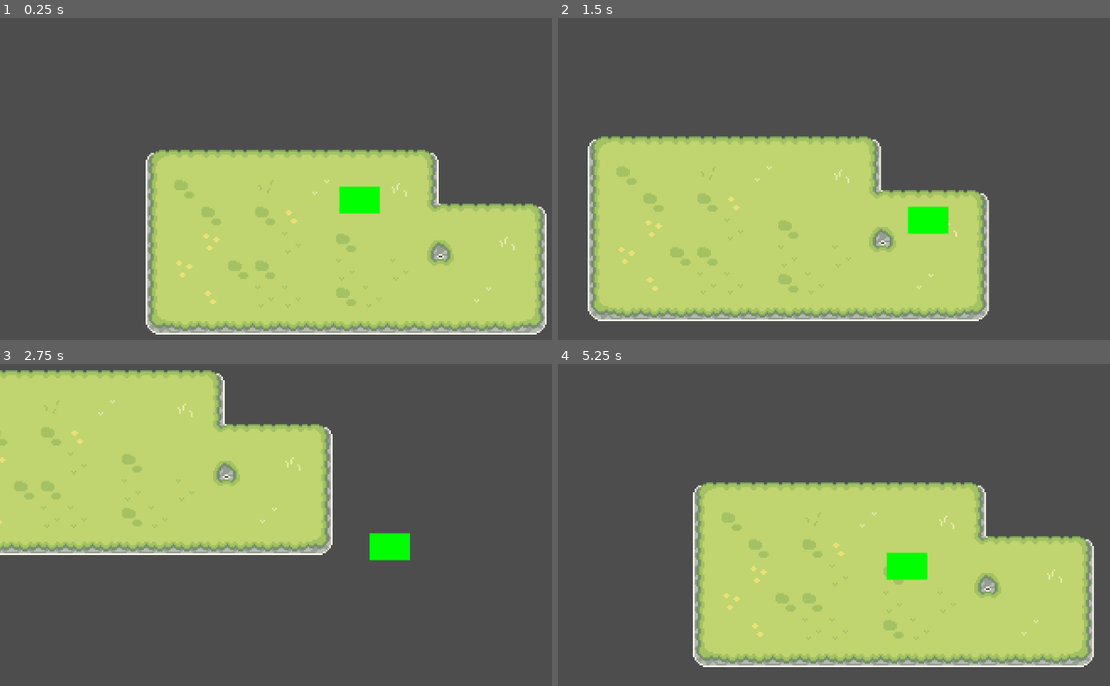
Above: before the commit, frames 1-4 (two rows, left to right).
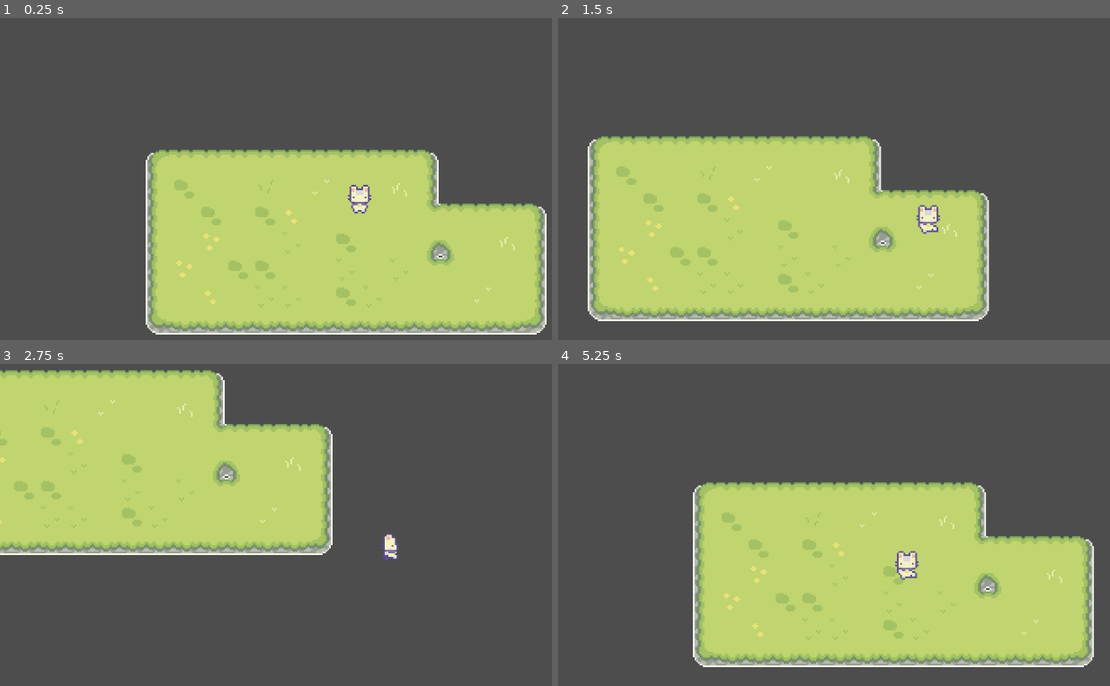
Above: after the commit, the same moments.

Repository: imcnab/ember-island
Game: Godot game, scene res://scenes/world/world.tscn
The game is run twice, just before and just after one commit, with the same random seed, the same clock (stepped at 60 frames per second) and the same inputs.
Inputs (mouse positions are in pixels of both pictures, inside the frame that each line leads up to):
- Up to frame 1 (0.25 s): no input
- Up to frame 2 (1.5 s): move the mouse to (1076, 179) at 0.52 s; hold D (move_right) 0.53-1.28 s; move the mouse to (773, 220) at 1.27 s; hold S (move_down) from 1.28 s (still down)
- Up to frame 3 (2.75 s): move the mouse to (430, 457) at 2.02 s; release S (move_down) at 2.03 s; hold D (move_right) from 2.03 s (still down)
- Up to frame 4 (5.25 s): move the mouse to (883, 628) at 2.77 s; release D (move_right) at 2.78 s; hold W (move_up) 2.78-3.53 s; move the mouse to (outside the picture) at 3.52 s; hold A (move_left) 3.53-5.03 s; move the mouse to (701, 486) at 4.27 s; move the mouse to (955, 547) at 5.02 s; hold S (move_down) from 5.03 s (still down)

The runs differ from the first frame. In frame 1, 0.6% of the frame differs, in the area x 61-69%, y 51-61%; in frame 2, 0.7%, in the area x 63-71%, y 57-68%; in frame 3, 0.6%; in frame 4, 0.7%.

Commit message:
feat: add character sprite and full animation system
- Replace ColorRect placeholder with character Sprite2D (48x48)
- Import Premium Character Spritesheet from Sprout Lands
- Configure sprite grid (8 columns x 24 rows = 192 frames)
- Create walk animations for all 4 directions (frames 32-63, 8 frames each)
- Create idle animations for all 4 directions (frames 0, 8, 16, 24)
- Implement animation triggering based on movement direction
- Track last facing direction for correct idle pose
- Set animation timing: 0.8s loops for both walk and idle

Walk animations:
- walk_down: frames 32-39
- walk_up: frames 40-47
- walk_right: frames 48-55
- walk_left: frames 56-63

Idle animations:
- idle_down: frame 0
- idle_up: frame 8
- idle_right: frame 16
- idle_left: frame 24

Character now walks with proper animation and idles facing last direction.
Diagonal movement prioritizes horizontal direction (can adjust with >= operator).

Next steps: Add collision tiles, world boundaries, interactions

Diff:
--- a/scenes/player/player.tscn
+++ b/scenes/player/player.tscn
@@ -1,9 +1,166 @@
 [gd_scene format=3 uid="uid://bhc54b5e2xqjw"]
 
 [ext_resource type="Script" uid="uid://b3k5oeoi7out2" path="res://scripts/player/player.gd" id="1_8afob"]
+[ext_resource type="Texture2D" uid="uid://ba1ktdadlrp6d" path="res://assets/sprites/characters/Premium Charakter Spritesheet.png" id="2_dovo2"]
 
 [sub_resource type="RectangleShape2D" id="RectangleShape2D_x7p2l"]
 size = Vector2(24, 16)
+
+[sub_resource type="Animation" id="Animation_dovo2"]
+length = 0.001
+tracks/0/type = "value"
+tracks/0/imported = false
+tracks/0/enabled = true
+tracks/0/path = NodePath("Sprite2D:frame")
+tracks/0/interp = 1
+tracks/0/loop_wrap = true
+tracks/0/keys = {
+"times": PackedFloat32Array(0),
+"transitions": PackedFloat32Array(1),
+"update": 1,
+"values": [0]
+}
+
+[sub_resource type="Animation" id="Animation_0owmy"]
+resource_name = "idle_down"
+length = 0.8
+tracks/0/type = "value"
+tracks/0/imported = false
+tracks/0/enabled = true
+tracks/0/path = NodePath("Sprite2D:frame")
+tracks/0/interp = 1
+tracks/0/loop_wrap = true
+tracks/0/keys = {
+"times": PackedFloat32Array(0, 0.1, 0.2, 0.3, 0.4, 0.5, 0.6, 0.7),
+"transitions": PackedFloat32Array(1, 1, 1, 1, 1, 1, 1, 1),
+"update": 1,
+"values": [0, 1, 2, 3, 4, 5, 6, 7]
+}
+
+[sub_resource type="Animation" id="Animation_qek5x"]
+resource_name = "idle_left"
+length = 0.8
+tracks/0/type = "value"
+tracks/0/imported = false
+tracks/0/enabled = true
+tracks/0/path = NodePath("Sprite2D:frame")
+tracks/0/interp = 1
+tracks/0/loop_wrap = true
+tracks/0/keys = {
+"times": PackedFloat32Array(0, 0.1, 0.2, 0.3, 0.4, 0.5, 0.6, 0.7),
+"transitions": PackedFloat32Array(1, 1, 1, 1, 1, 1, 1, 1),
+"update": 1,
+"values": [24, 25, 26, 27, 28, 29, 30, 31]
+}
+
+[sub_resource type="Animation" id="Animation_5gtgg"]
+resource_name = "idle_right"
+length = 0.8
+tracks/0/type = "value"
+tracks/0/imported = false
+tracks/0/enabled = true
+tracks/0/path = NodePath("Sprite2D:frame")
+tracks/0/interp = 1
+tracks/0/loop_wrap = true
+tracks/0/keys = {
+"times": PackedFloat32Array(0, 0.1, 0.2, 0.3, 0.4, 0.5, 0.6, 0.7),
+"transitions": PackedFloat32Array(1, 1, 1, 1, 1, 1, 1, 1),
+"update": 1,
+"values": [16, 17, 18, 19, 20, 21, 22, 23]
+}
+
+[sub_resource type="Animation" id="Animation_h17s1"]
+resource_name = "idle_up"
+length = 0.8
+tracks/0/type = "value"
+tracks/0/imported = false
+tracks/0/enabled = true
+tracks/0/path = NodePath("Sprite2D:frame")
+tracks/0/interp = 1
+tracks/0/loop_wrap = true
+tracks/0/keys = {
+"times": PackedFloat32Array(0, 0.1, 0.2, 0.3, 0.4, 0.5, 0.6, 0.7),
+"transitions": PackedFloat32Array(1, 1, 1, 1, 1, 1, 1, 1),
+"update": 1,
+"values": [8, 9, 10, 11, 12, 13, 14, 15]
+}
+
+[sub_resource type="Animation" id="Animation_gmlin"]
+resource_name = "walk_down"
+length = 0.8
+tracks/0/type = "value"
+tracks/0/imported = false
+tracks/0/enabled = true
+tracks/0/path = NodePath("Sprite2D:frame")
+tracks/0/interp = 1
+tracks/0/loop_wrap = true
+tracks/0/keys = {
+"times": PackedFloat32Array(0, 0.1, 0.2, 0.3, 0.4, 0.5, 0.6, 0.7),
+"transitions": PackedFloat32Array(1, 1, 1, 1, 1, 1, 1, 1),
+"update": 1,
+"values": [32, 33, 34, 35, 36, 37, 38, 39]
+}
+
+[sub_resource type="Animation" id="Animation_p47bc"]
+resource_name = "walk_left"
+length = 0.8
+tracks/0/type = "value"
+tracks/0/imported = false
+tracks/0/enabled = true
+tracks/0/path = NodePath("Sprite2D:frame")
+tracks/0/interp = 1
+tracks/0/loop_wrap = true
+tracks/0/keys = {
+"times": PackedFloat32Array(0, 0.1, 0.2, 0.3, 0.4, 0.5, 0.6, 0.7),
+"transitions": PackedFloat32Array(1, 1, 1, 1, 1, 1, 1, 1),
+"update": 1,
+"values": [56, 57, 58, 59, 60, 61, 62, 63]
+}
+
+[sub_resource type="Animation" id="Animation_75vfm"]
+resource_name = "walk_right"
+length = 0.8
+tracks/0/type = "value"
+tracks/0/imported = false
+tracks/0/enabled = true
+tracks/0/path = NodePath("Sprite2D:frame")
+tracks/0/interp = 1
+tracks/0/loop_wrap = true
+tracks/0/keys = {
+"times": PackedFloat32Array(0, 0.1, 0.2, 0.3, 0.4, 0.5, 0.6, 0.7),
+"transitions": PackedFloat32Array(1, 1, 1, 1, 1, 1, 1, 1),
+"update": 1,
+"values": [48, 49, 50, 51, 52, 53, 54, 55]
+}
+
+[sub_resource type="Animation" id="Animation_lvxji"]
+resource_name = "walk_up"
+length = 0.8
+tracks/0/type = "value"
+tracks/0/imported = false
+tracks/0/enabled = true
+tracks/0/path = NodePath("Sprite2D:frame")
+tracks/0/interp = 1
+tracks/0/loop_wrap = true
+tracks/0/keys = {
+"times": PackedFloat32Array(0, 0.1, 0.2, 0.3, 0.4, 0.5, 0.6, 0.7),
+"transitions": PackedFloat32Array(1, 1, 1, 1, 1, 1, 1, 1),
+"update": 1,
+"values": [40, 41, 42, 43, 44, 45, 46, 47]
+}
+
+[sub_resource type="AnimationLibrary" id="AnimationLibrary_lvxji"]
+_data = {
+&"RESET": SubResource("Animation_dovo2"),
+&"idle_down": SubResource("Animation_0owmy"),
+&"idle_left": SubResource("Animation_qek5x"),
+&"idle_right": SubResource("Animation_5gtgg"),
+&"idle_up": SubResource("Animation_h17s1"),
+&"walk_down": SubResource("Animation_gmlin"),
+&"walk_left": SubResource("Animation_p47bc"),
+&"walk_right": SubResource("Animation_75vfm"),
+&"walk_up": SubResource("Animation_lvxji")
+}
 
 [node name="Player" type="CharacterBody2D" unique_id=859826488]
 motion_mode = 1
@@ -12,13 +169,14 @@
 [node name="CollisionShape2D" type="CollisionShape2D" parent="." unique_id=1175896633]
 shape = SubResource("RectangleShape2D_x7p2l")
 
-[node name="ColorRect" type="ColorRect" parent="." unique_id=793796569]
-offset_left = -12.0
-offset_top = -8.0
-offset_right = 12.0
-offset_bottom = 8.0
-color = Color(0, 1, 0, 1)
+[node name="Sprite2D" type="Sprite2D" parent="." unique_id=9590155]
+texture = ExtResource("2_dovo2")
+hframes = 8
+vframes = 24
 
 [node name="Camera2D" type="Camera2D" parent="." unique_id=1339174347]
 zoom = Vector2(3, 3)
 position_smoothing_enabled = true
+
+[node name="AnimationPlayer" type="AnimationPlayer" parent="." unique_id=1560199518]
+libraries/ = SubResource("AnimationLibrary_lvxji")
--- a/scripts/player/player.gd
+++ b/scripts/player/player.gd
@@ -6,6 +6,10 @@
 
 ## Movement speed in pixels per second
 const SPEED: float = 100.0
+
+## Last movement direction (for idle animation facing)
+## Stored as string: "down", "up", "left", "right"
+var last_direction: String = "down"
 
 ## Handle player movement each physics frame.
 func _physics_process(delta: float) -> void:
@@ -26,3 +30,43 @@
 	# Apply movement and handle collisions
 	# Automatically slides along obstacles instead of stopping
 	move_and_slide()
+
+	# Update animation based on movement direction
+	update_animation(input_direction)
+
+## Update character animation based on movement direction.
+##
+## Plays walk animations when moving, idle animations when stopped.
+## Tracks last facing direction to maintain correct idle pose.
+func update_animation(direction: Vector2) -> void:
+	# Check if player is moving (direction vector has magnitude)
+	if direction.length() > 0:
+		# Player is moving - determine which direction
+		# Prioritize horizontal movement for diagonals
+		if abs(direction.y) > abs(direction.x):
+			# Moving more vertically than horizontally
+			if direction.y > 0:
+				$AnimationPlayer.play("walk_down")
+				last_direction = "down"
+			else:
+				$AnimationPlayer.play("walk_up")
+				last_direction = "up"
+		else:
+			# Moving more horizontally than vertically
+			if direction.x > 0:
+				$AnimationPlayer.play("walk_right")
+				last_direction = "right"
+			else:
+				$AnimationPlayer.play("walk_left")
+				last_direction = "left"
+	else:
+		# Player is not moving - play idle animation facing last direction
+		match last_direction:
+			"down":
+				$AnimationPlayer.play("idle_down")
+			"up":
+				$AnimationPlayer.play("idle_up")
+			"right":
+				$AnimationPlayer.play("idle_right")
+			"left":
+				$AnimationPlayer.play("idle_left")
Binary file added: assets/sprites/characters/Premium Charakter Spritesheet.png
Not shown, added: assets/sprites/characters/Premium Charakter Spritesheet.png.import
